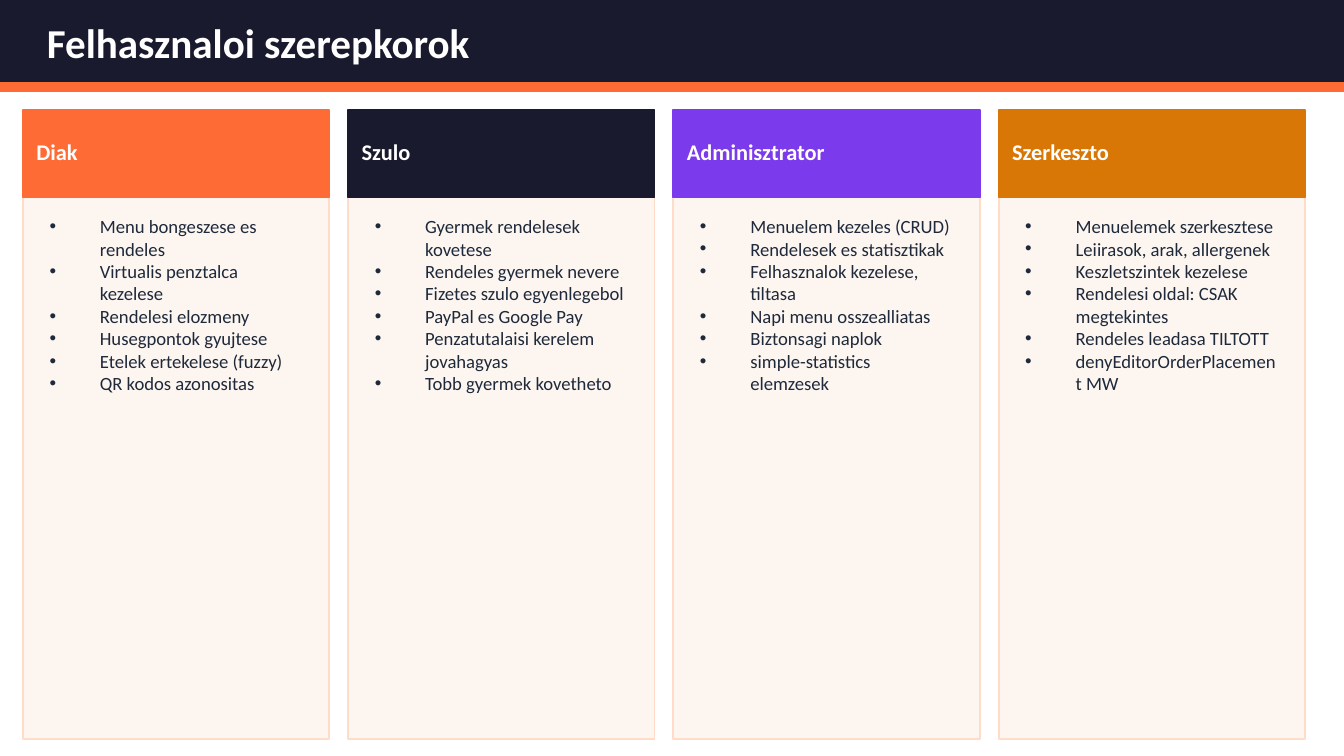
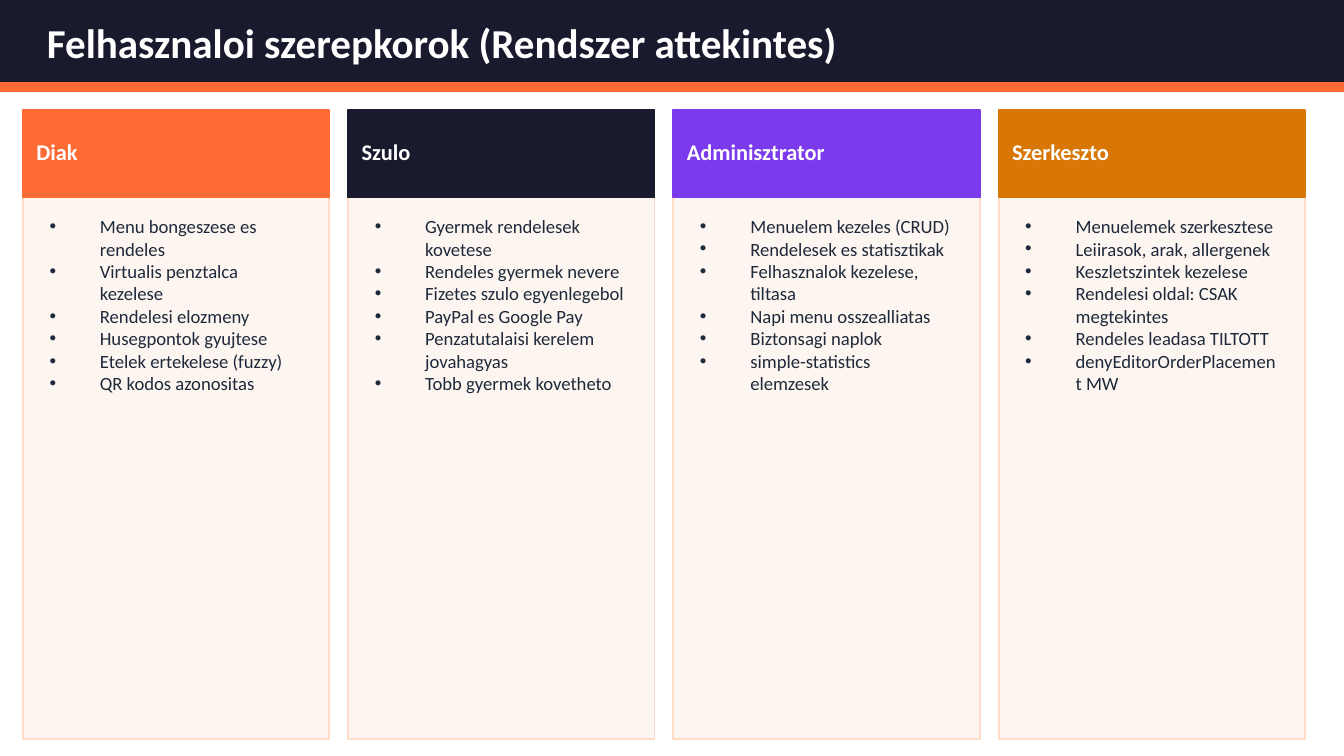
Before and after one commit to bivorzk/iskolaprojekt, a slide deck: slide 6 of SnapTray_Prezentacio_v3.pptx (slide 7 before the commit). Drawn at 1344x756 pixels with LibreOffice and Linux fonts; fonts in the diff are those of the drawing. Boxes give left, top, right and bottom in pixels: in the first picture for what was removed or moved away, otherwise in the second. Text is boxed around its words. In the diff, an @@ line names an element or a change of style, - is before the commit and + after.

```diff
--- a/SnapTray_Prezentacio_v3.pptx
+++ b/SnapTray_Prezentacio_v3.pptx
@@ text at bbox=[47, 27, 837, 65]: text changed @@
-Felhasznaloi szerepkorok
+Felhasznaloi szerepkorok (Rendszer attekintes)
```
Also in this commit, not shown: 9 other slides changed, 2 slides added, 16 slides removed, 1 other file.
